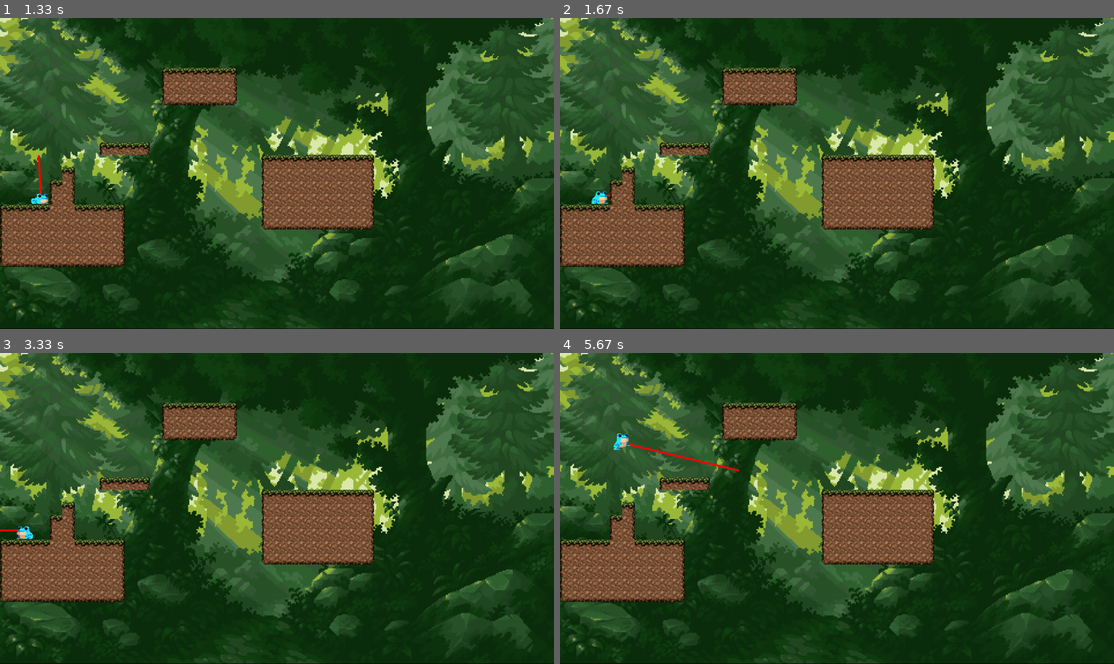
Above: before the commit, frames 1-4 (two rows, left to right).
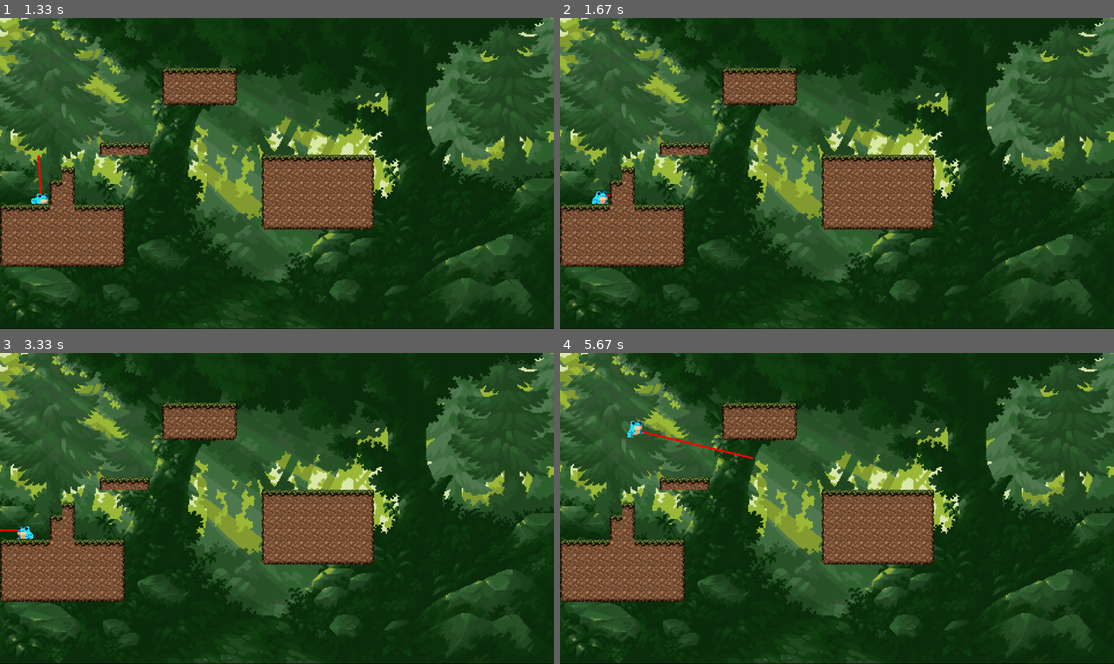
Above: after the commit, the same moments.

Repository: GuilhermeGZanetti/pygame-engine
Game: pygame game, started from main.py
Two runs of this game, one before a commit and one after it. Both use one fixed random seed, a clock stepped at 60 frames per second and the inputs below.
Inputs:
- Up to frame 1 (1.33 s): hold Right 0.33-0.8 s; hold Up 0.83-1.13 s; tap Z at 0.9, 1.23 s; hold Right from 1.17 s (still down)
- Up to frame 2 (1.67 s): tap Z at 1.53 s; release Right at 1.63 s
- Up to frame 3 (3.33 s): hold Left 1.67-2.2 s; tap Z at 1.73, 2.03, 2.3, 2.63, 2.93 s; hold Down 2.23-2.53 s; hold Left 2.57-2.97 s
- Up to frame 4 (5.67 s): hold Right 3.4-4.03 s; tap Z at 3.47, 3.77, 4.13, 4.53, 4.83, 5.03, 5.33, 5.53 s; tap X at 3.55, 5.12 s; hold Down 4.07-4.43 s; hold Left 4.47-4.93 s; hold Right 4.97-5.43 s; hold Up from 5.47 s (still down)

Frame 1 is identical in both runs. In frame 2, less than 0.1% of the frame differs, in the area x 5-9%, y 55-60%; in frame 3, less than 0.1%; in frame 4, 0.5%, in the area x 9-35%, y 21-39%.

Commit message:
better tongue

Diff:
--- a/config.py
+++ b/config.py
@@ -25,7 +25,9 @@
     FIXED_DRAG = 5
     FROG_SPEED = 100
     FROG_ACCELERATION = 700
+    FROG_AIR_FORCE = 150
     JUMP_SPEED = 500
+    TONGUE_CONTROL = 50
 
     MAX_TONGUE_LENGTH = 300
     TONGUE_VELOCITY = 1000
--- a/frog.py
+++ b/frog.py
@@ -53,11 +53,16 @@
         pressed_keys = pygame.key.get_pressed()
 
         if pressed_keys[pygame.K_LEFT]:
-            self.command_move(right=False)
+            self.command_move(right=False, level=level)
         elif pressed_keys[pygame.K_RIGHT]:
-            self.command_move(right=True)
+            self.command_move(right=True, level=level)
         else:
             self.is_moving = False
+
+        if pressed_keys[pygame.K_UP]:
+            self.grappling_tongue.retract_tongue()
+        elif pressed_keys[pygame.K_DOWN]:
+            self.grappling_tongue.extend_tongue()
 
         if pressed_keys[pygame.K_z]:
             if self.pressed_tongue == False:
@@ -77,11 +82,14 @@
             if not self.is_jumping(level):
                 self.start_jump()
 
-    def command_move(self, right: bool):
+    def command_move(self, right: bool, level: GameMap):
         flag_sign = 1 if right else -1
-        velocity = self.physics.velocity.x + flag_sign * Config.FROG_ACCELERATION * self.delta_time
-        if abs(velocity) < self.max_velocity:
-            self.physics.velocity.x = velocity
+        if self.is_jumping(level) and self.grappling_tongue.is_extended():
+            self.physics.apply_force(Vector2D(flag_sign * Config.FROG_AIR_FORCE, 0))
+        else:
+            velocity = self.physics.velocity.x + flag_sign * Config.FROG_ACCELERATION * self.delta_time
+            if abs(velocity) < self.max_velocity:
+                self.physics.velocity.x = velocity
         self.is_moving = True
 
 
@@ -141,8 +149,8 @@
             if self.physics.velocity.y > 0:
                 self.physics.velocity.y = 0
 
-        # drag_force = -(Config.DRAG * (self.physics.velocity)/2)
-        # self.physics.apply_force(drag_force)
+        drag_force = -(Config.DRAG * (self.physics.velocity)/2)
+        self.physics.apply_force(drag_force)
         gravity_force = Vector2D(0, Config.GRAVITY)
         self.physics.apply_force(gravity_force)
 
--- a/grappling_tongue.py
+++ b/grappling_tongue.py
@@ -32,6 +32,20 @@
     def retrieve_tongue(self):
         self.is_retrieving = True
         self.is_launched = False
+
+    def retract_tongue(self):
+        if self.is_extended():
+            tongue_change = Config.TONGUE_CONTROL * self.parent.delta_time
+            self.tongue_len -= tongue_change
+            line_direction = (Vector2D(*self.parent.rect.center) - self.line.end_point).normalize()
+            self.parent.rect.center = (Vector2D(*self.parent.rect.center) - line_direction * tongue_change).as_tuple()
+
+    def extend_tongue(self):
+        if self.is_extended():
+            tongue_change = Config.TONGUE_CONTROL * self.parent.delta_time
+            self.tongue_len += tongue_change
+            line_direction = (Vector2D(*self.parent.rect.center) - self.line.end_point).normalize()
+            self.parent.rect.center = (Vector2D(*self.parent.rect.center) + line_direction * tongue_change).as_tuple()
 
     def update(self, screen: pygame.Surface, level: GameMap):
         if self.is_launching:
@@ -69,24 +83,13 @@
             # Calculate the vector from the tongue's end point to the parent's position
             vector_to_parent = Vector2D(*self.parent.rect.center) - self.line.end_point
             distance = vector_to_parent.length()
+            line_direction = vector_to_parent.normalize()
             tension_force = Vector2D(0,0)
-            # Check if the parent is beyond the maximum tongue length
-            # if distance > self.tongue_len:
-            # Get the line direction (from start to end point)
-            line_direction = vector_to_parent.normalize()
-            # Calculate tongue tension (component of gravity in the direction of line_direction)
-            # T = Fcp + Py
-            tangent_velocity = self.parent.physics.velocity.dot(Vector2D(line_direction.y, -line_direction.x).normalize())
-            centripetal_force = (tangent_velocity**2)/distance
-            tension_force = (centripetal_force + Vector2D(0,Config.GRAVITY).dot(-line_direction))*line_direction
-            #Apply force parent
-            self.parent.physics.apply_force(tension_force)
-
             # Força de mola na lngua
             if distance > self.tongue_len:
-                K = 10
-                spring_force = -K*(distance-self.tongue_len)*line_direction
-                self.parent.physics.apply_force(spring_force)
+                K = 50
+                tension_force = -K*(distance-self.tongue_len)*line_direction
+                self.parent.physics.apply_force(tension_force)
 
             self.line.start_point = Vector2D(*self.parent.rect.center)
             self.line.draw(screen)
--- a/src/vector2d.py
+++ b/src/vector2d.py
@@ -50,6 +50,8 @@
 
     def normalize(self):
         size = self.tamanho()
+        if size == 0:
+            return Vector2D(0, 0)
         self.x = self.x / size
         self.y = self.y / size
 
